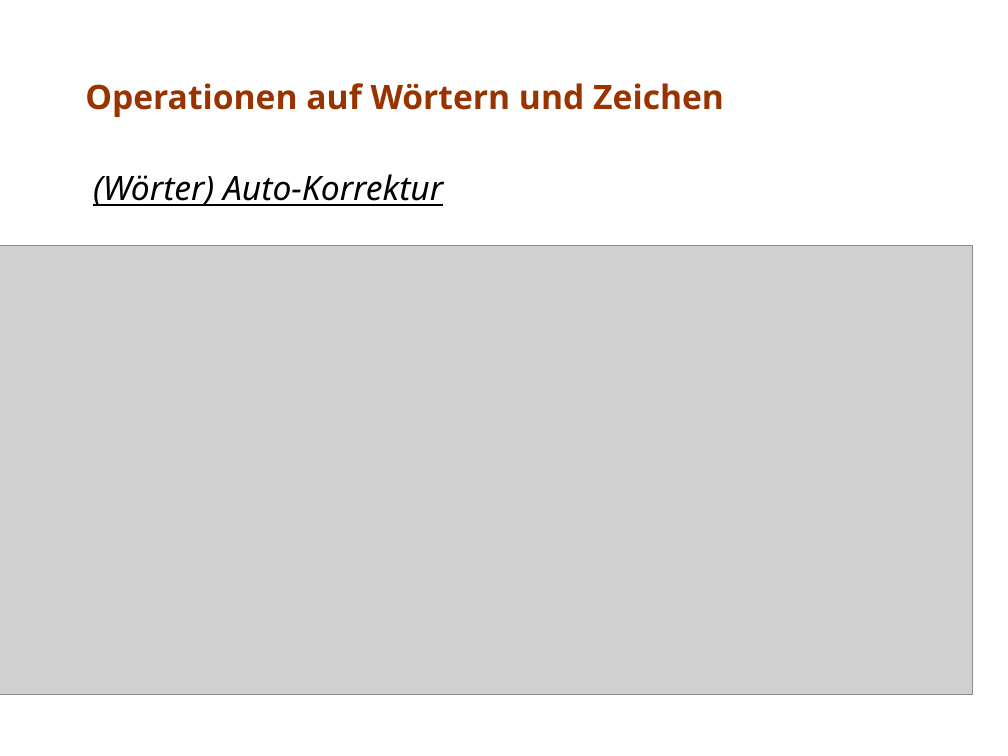
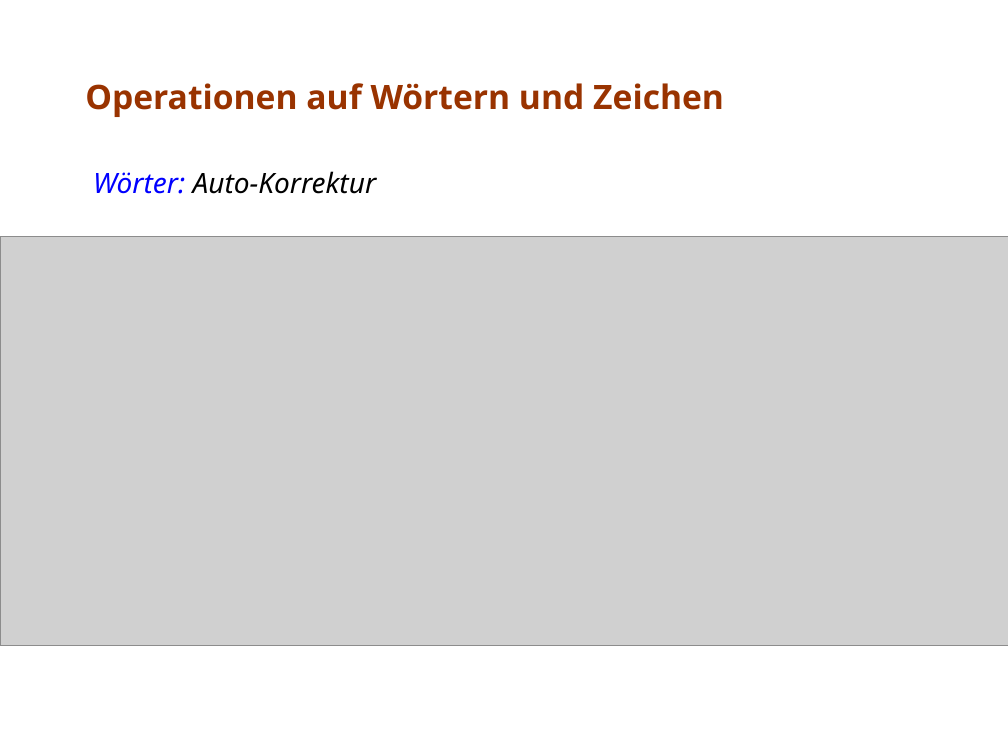
Before and after one commit to stzschoppe/sw-ergonomie, a slide deck: slide 7 of aufgabe7/office/Team7.ppt. Drawn at 1008x756 pixels with LibreOffice and Linux fonts; fonts in the diff are those of the drawing; grey boxes stand for pictures. Boxes give left, top, right and bottom in pixels: in the first picture for what was removed or moved away, otherwise in the second. Text is boxed around its words. In the diff, an @@ line names an element or a change of style, - is before the commit and + after.

```diff
--- a/aufgabe7/office/Team7.ppt
+++ b/aufgabe7/office/Team7.ppt
@@ text at box(93, 171, 377, 194): text changed; size 24 to 20 pt @@
-(Wörter) Auto-Korrektur
+Wörter: Auto-Korrektur
@@ picture: place and size @@
-picture at box(0, 246, 973, 695)
+picture at box(0, 236, 1008, 645)
```
Also in this commit, not shown: 6 other slides changed.
